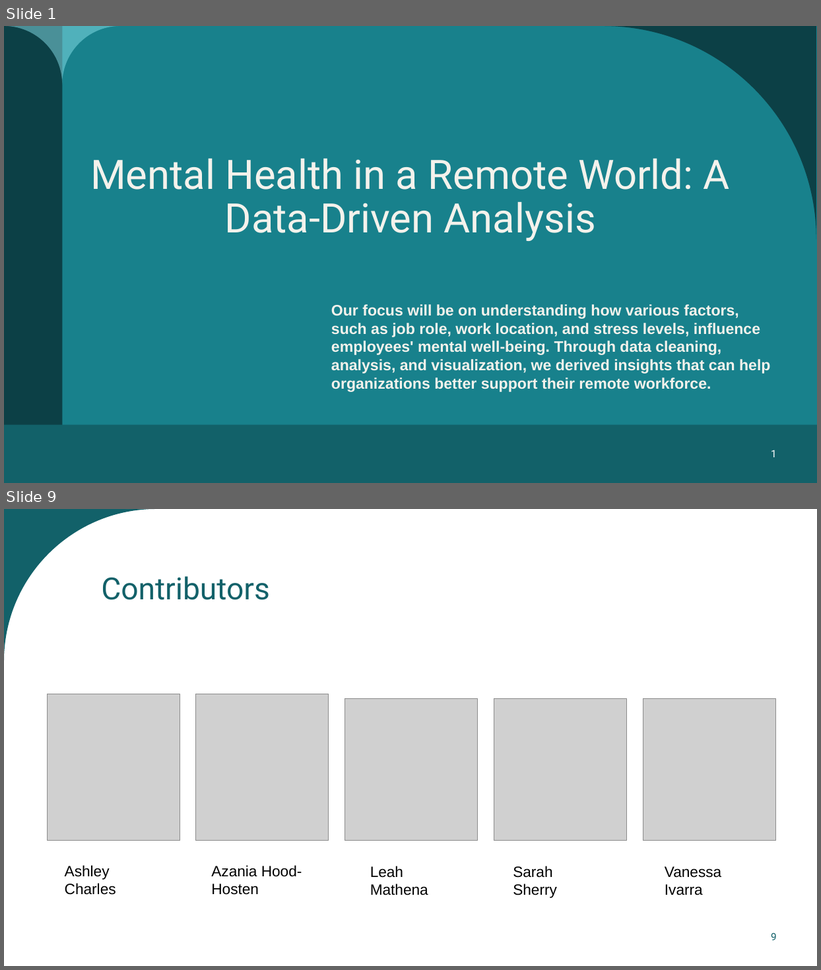
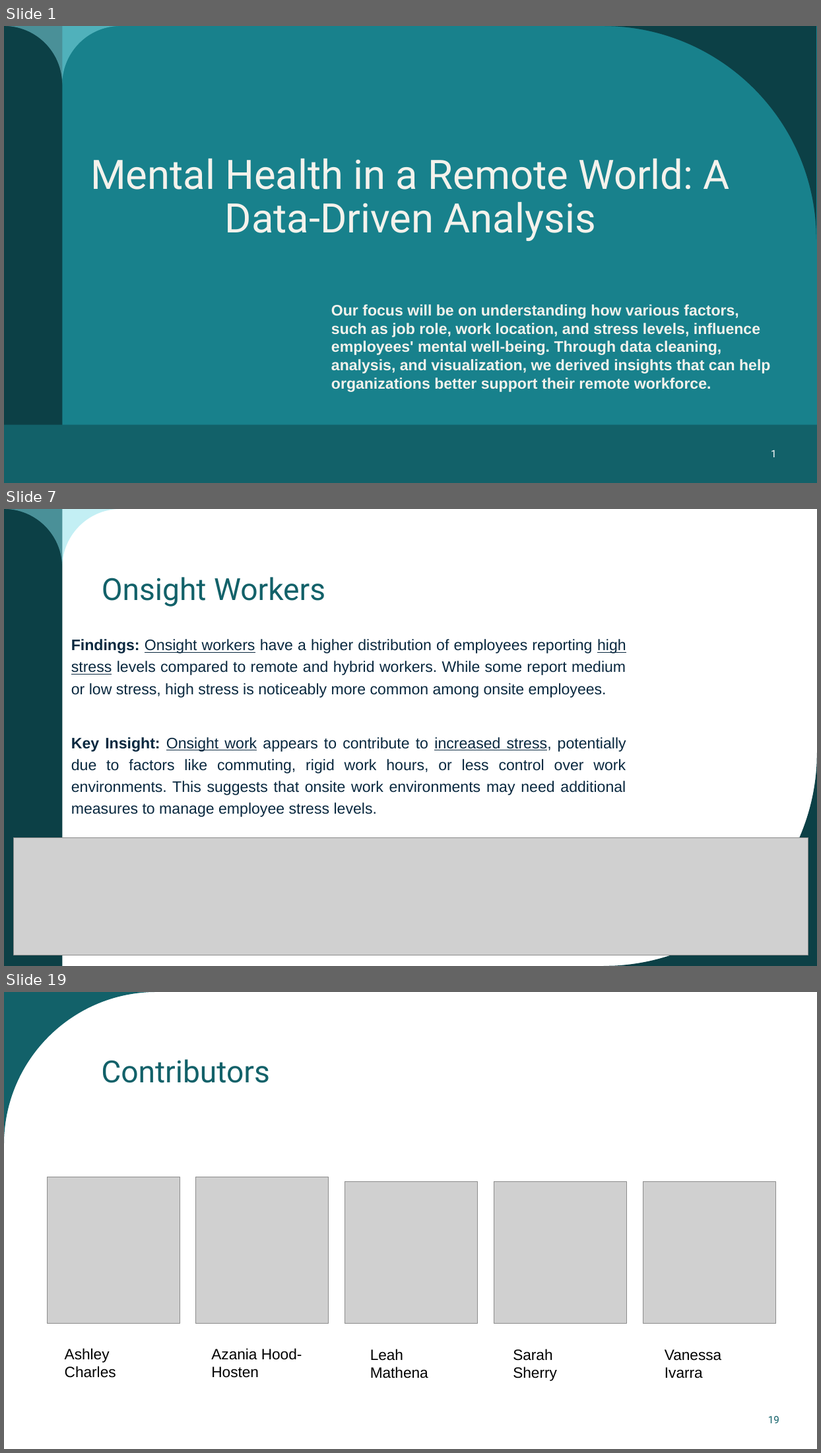
Before and after one commit to AzaniaHH/Project-3, a slide deck: Mental Health presentation.pptx. Shown one above the other, each under a label of ours: slides 1 and 9 before the commit, slides 1, 7 and 19 after it; the slides between them are not shown. The pictures are 821x970 and 821x1453 pixels, drawn with LibreOffice and Linux fonts; fonts in the diff are those of the drawing; grey boxes stand for pictures. Boxes give left, top, right and bottom in pixels: in the first picture for what was removed or moved away, otherwise in the second. Text is boxed around its words. In the diff, an @@ line names an element or a change of style, - is before the commit and + after.

```diff
--- a/Mental Health presentation.pptx
+++ b/Mental Health presentation.pptx
@@ slide 7 added at bbox=[4, 509, 817, 966], background #FFFFFF; not listed: 2 template elements that a slide beside it also shows @@
@@ title added at bbox=[102, 577, 325, 607], 36 pt, text #126169 @@
+Onsight Workers
@@ text added at bbox=[71, 639, 626, 817], 18 pt, text #09283F @@
+Findings: Onsight workers have a higher distribution of employees reporting high stress levels compared to remote and hybrid workers. While some report medium or low stress, high stress is noticeably more common among onsite employees.
+Key Insight: Onsight work appears to contribute to increased stress, potentially due to factors like commuting, rigid work hours, or less control over work environments. This suggests that onsite work environments may need additional measures to manage employee stress levels.
@@ freeform shape added at bbox=[604, 753, 817, 966], fill #0C4046 @@
@@ picture added at bbox=[14, 838, 809, 956] @@
@@ what was slide 9 is now slide 19 @@
@@ page number at bbox=[768, 1416, 780, 1424]: text changed @@
-9
+19
```
Also in this commit, not shown: 2 slides changed, 14 other slides added, 5 slides removed.
